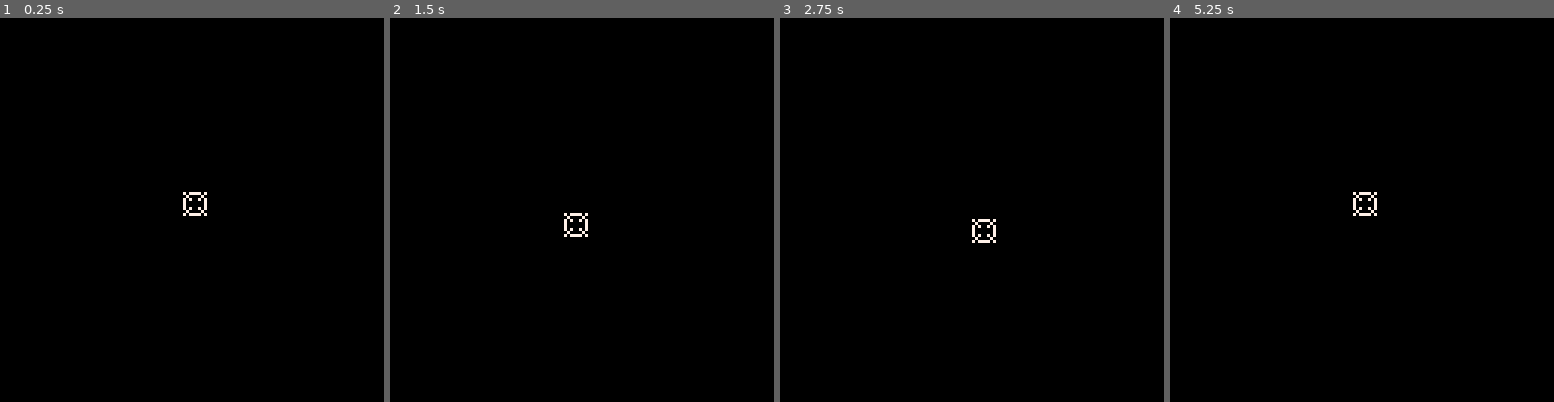
Above: before the commit, frames 1-4 (left to right).
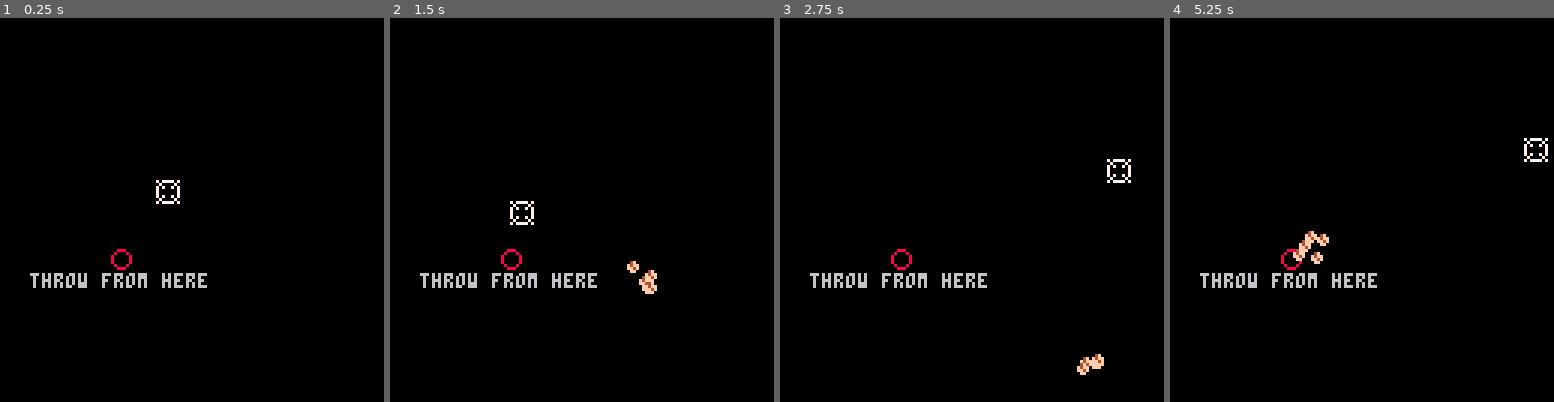
Above: after the commit, the same moments.

Repository: josiahp/setsubun
Game: PICO-8 cartridge setsubun.p8
Same seed, same stepped clock (60 frames per second), same inputs: the game is played once before the commit and once after it.
Inputs:
- Up to frame 1 (0.25 s): no input
- Up to frame 2 (1.5 s): tap X (X key) at 0.33, 1.07 s
- Up to frame 3 (2.75 s): hold Right 1.6-2.1 s; tap X (X key) at 1.85 s; hold Up 2.15-2.42 s; hold Right from 2.47 s (still down)
- Up to frame 4 (5.25 s): tap X (X key) at 2.97, 4.08, 5.2 s; release Right at 3.03 s; hold Left 3.08-3.58 s; hold Down 3.63-3.97 s; hold Right 4.02-4.68 s; hold Up 4.73-5.03 s; hold Left from 5.08 s (still down)

The runs differ from the first frame. In frame 1, 1.3% of the frame differs, in the area x 7-54%, y 42-71%; in frame 2, 1.5%; in frame 3, 1.5%; in frame 4, 1.6%, in the area x 7-99%, y 31-71%.

Commit message:
throw beans at target

Diff:
--- a/setsubun.p8
+++ b/setsubun.p8
@@ -2,6 +2,8 @@
 version 39
 __lua__
 function _init()
+ debug=true
+
  t=time()
  --dad is 24 pixels tall, so
  -- 1.5m == 24px
@@ -10,7 +12,7 @@
  dt=0
  drag=0.1
  --dad=init_dad(63,63)
- --beans_init()
+ beans_init()
  --bg=beans_new(63,63,5)
  target_init()
 
@@ -24,16 +26,45 @@
 
  tar:update(dt)
 
+ if btn(⬆️) then
+  tar.basey-=2
+ elseif btn(⬇️) then
+  tar.basey+=2
+ end
+
+ if btn(⬅️) then
+  tar.basex-=2
+ elseif btn(➡️) then
+  tar.basex+=2
+ end
+
+ --debug throw beans
+ if debug then
+	 if btnp(❎) then
+	  local vx,vy=vtoward(tar.x,tar.y,40,80)
+	  bg=beans_new(40,80,5,vx,vy)
+	 end
+	end
+
  --dad:update(dt)
  --beans:update(dt)
- --bg:update(dt)
+
+ if bg then
+  bg:update(dt)
+ end
 end
 
 function _draw()
  cls()
  tar:draw()
+ if debug then
+  circ(40,80,3,8)
+  print("throw from here",10,85,6)
+ end
  --dad:draw()
- --bg:draw()
+ if bg then
+  bg:draw()
+ end
 end
 -->8
 --dad
@@ -60,7 +91,13 @@
  return dad
 end
 -->8
-
+function vtoward(x1,y1,x2,y2)
+ local vx,vy=x1-x2,y1-y2
+ local len=sqrt(vx^2+vy^2)
+ vx/=len
+ vy/=len
+ return vx,vy
+end
 -->8
 --beans
 function beans_init()
@@ -76,9 +113,15 @@
      v.vy*=-1
     end
 
+    --add drag to reduce
+    -- velocity over time
     v.vx*=1-drag
     v.vy*=1-drag
 
+    --if the bean is close to
+    -- to the ground and low
+    -- velocity, lets stop
+    -- the physics
     if abs(v.vy)<1 and abs(127-v.y+v.vy)<5 then
      v.y=127
      v.vy=0
@@ -98,7 +141,7 @@
  beans_meta={__index=beans_proto}
 end
 
-function beans_new(x,y,n)
+function beans_new(x,y,n,vx,vy)
  local beans={
   group={},
  }
@@ -106,8 +149,11 @@
   add(beans.group,{
    x=x+rnd(10)-5,
    y=y+rnd(10)-5,
-   vx=rnd(3)+3,
-   vy=-rnd(5)-4,
+
+   -- initial bean velocity
+   vx=vx*8,
+   vy=vy*8,
+
    grounded=false,
   })
  end
@@ -119,18 +165,31 @@
 function target_init()
  target_proto={
   update=function(t,dt)
-   t.txo=cos(time())*5
+   t.txo=cos(time())*20
    t.tyo=sin(time())*5
+
+   t.x=t.basex+t.txo
+   t.y=t.basey+t.tyo
   end,
   draw=function(t)
-   spr(4,t.x+t.txo,t.y+t.tyo)
+   spr(4,t.x-4,t.y-4)
   end,
  }
  target_meta={__index=target_proto}
 end
 
 function target_new(x,y)
- local t={x=x,y=y,txo=0,tyo=0}
+ local t={
+  --these are calculcated from
+  --base+offset (basex+txo)
+  x=x,
+  y=y,
+
+  basex=x,
+  basey=y,
+  txo=0,
+  tyo=0
+ }
  setmetatable(t,target_meta)
  return t
 end
